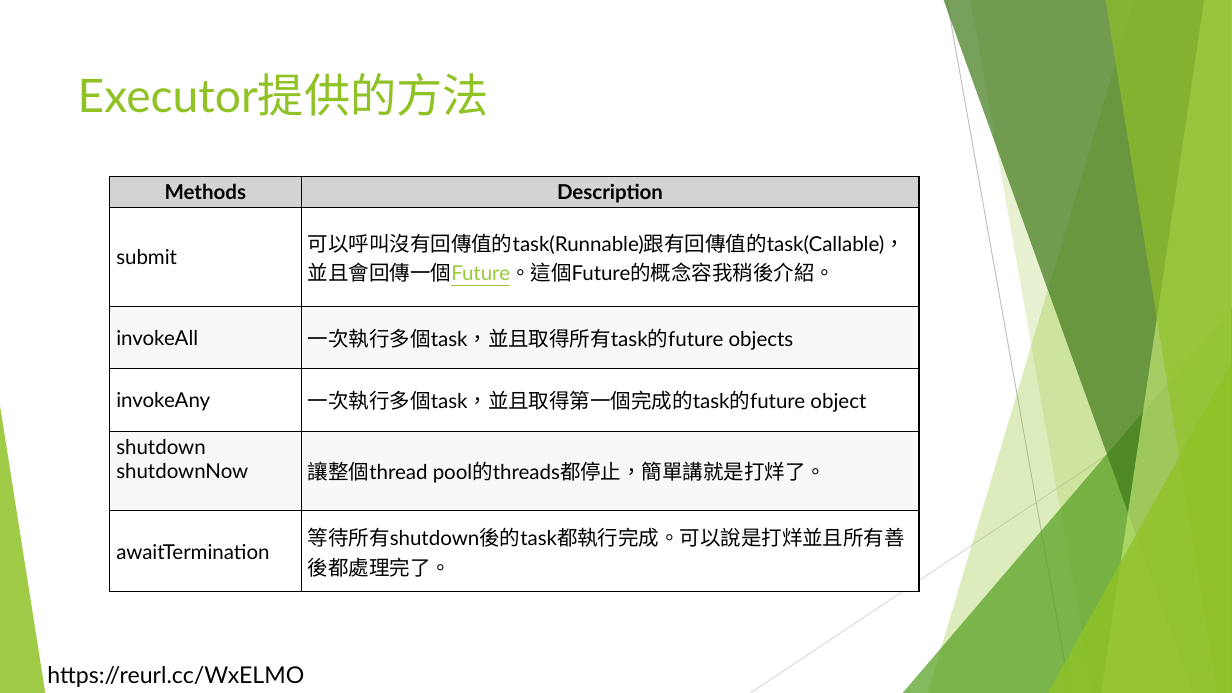
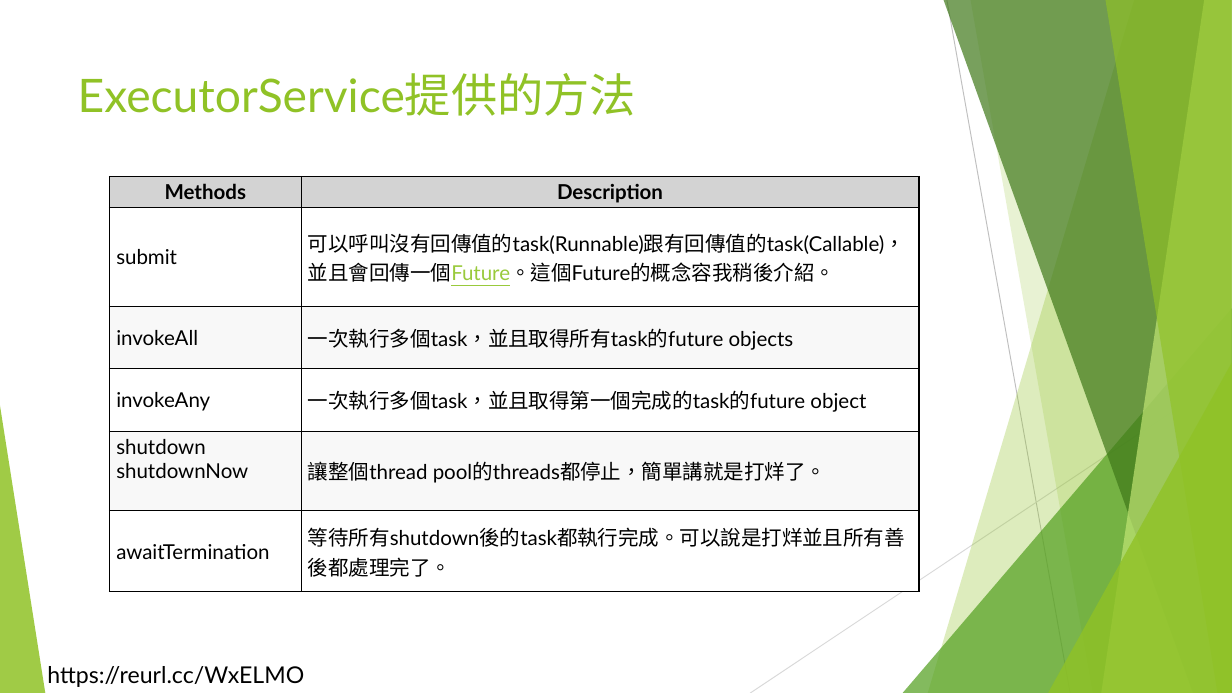
Before and after one commit to liulawsi/My_PPTs, a slide deck: slide 75 of LCC/Java/17_多執行緒及lambda.pptx (slide 74 before the commit). Drawn at 1232x693 pixels with LibreOffice and Linux fonts; fonts in the diff are those of the drawing; background and template pictures are left out. Boxes give left, top, right and bottom in pixels: in the first picture for what was removed or moved away, otherwise in the second. Text is boxed around its words. In the diff, an @@ line names an element or a change of style, - is before the commit and + after.

```diff
--- a/LCC/Java/17_多執行緒及lambda.pptx
+++ b/LCC/Java/17_多執行緒及lambda.pptx
@@ title at (78, 73, 636, 116): text changed @@
-Executor提供的方法
+ExecutorService提供的方法
```
Also in this commit, not shown: 4 other slides changed, 3 slides added, 1 slide removed.
